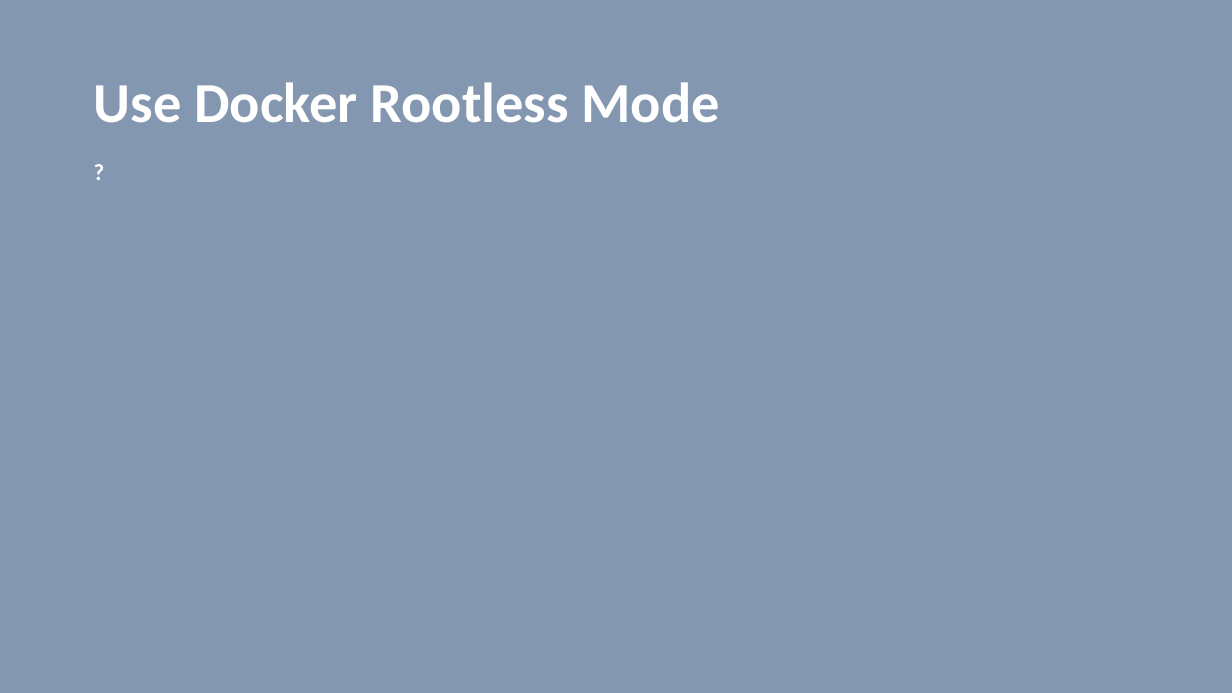
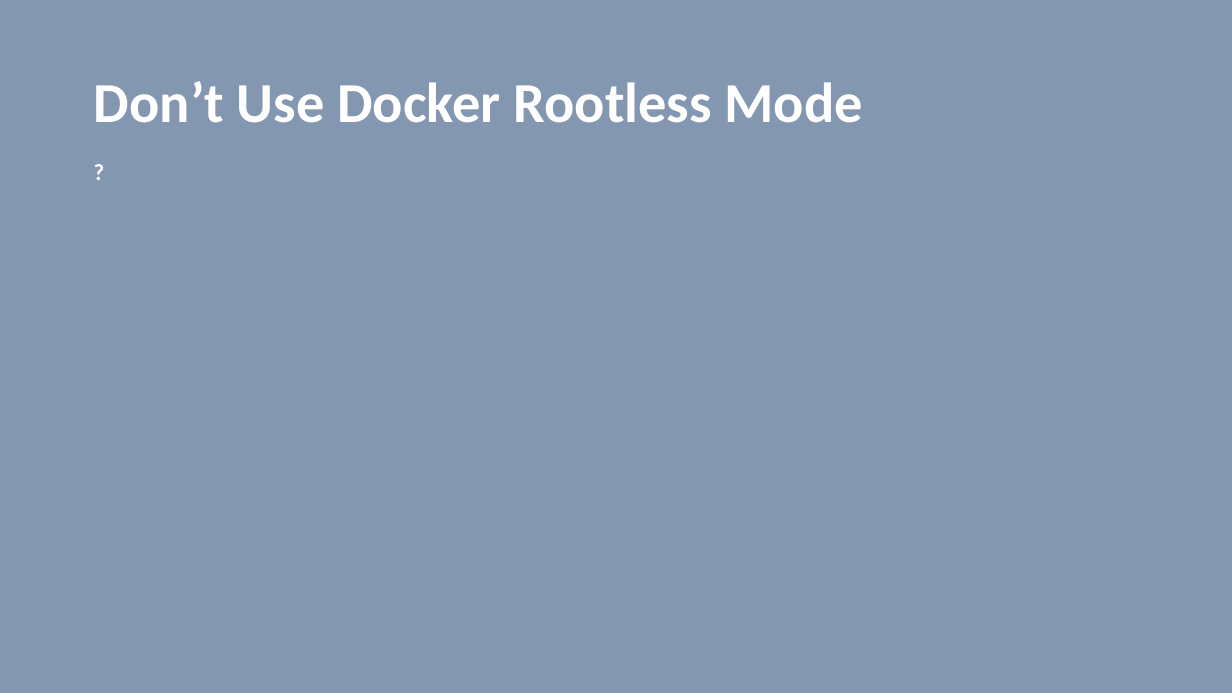
Before and after one commit to vilasvarghese/microservices, a slide deck: slide 38 of training/day3/Day3.pptx. Drawn at 1232x693 pixels with LibreOffice and Linux fonts; fonts in the diff are those of the drawing. Boxes give left, top, right and bottom in pixels: in the first picture for what was removed or moved away, otherwise in the second. Text is boxed around its words. In the diff, an @@ line names an element or a change of style, - is before the commit and + after.

```diff
--- a/training/day3/Day3.pptx
+++ b/training/day3/Day3.pptx
@@ title at bbox=[94, 81, 863, 123]: text changed @@
-Use Docker Rootless Mode
+Don’t Use Docker Rootless Mode
```
Also in this commit, not shown: 1 other slide changed, 1 slide added, 10 other files.
